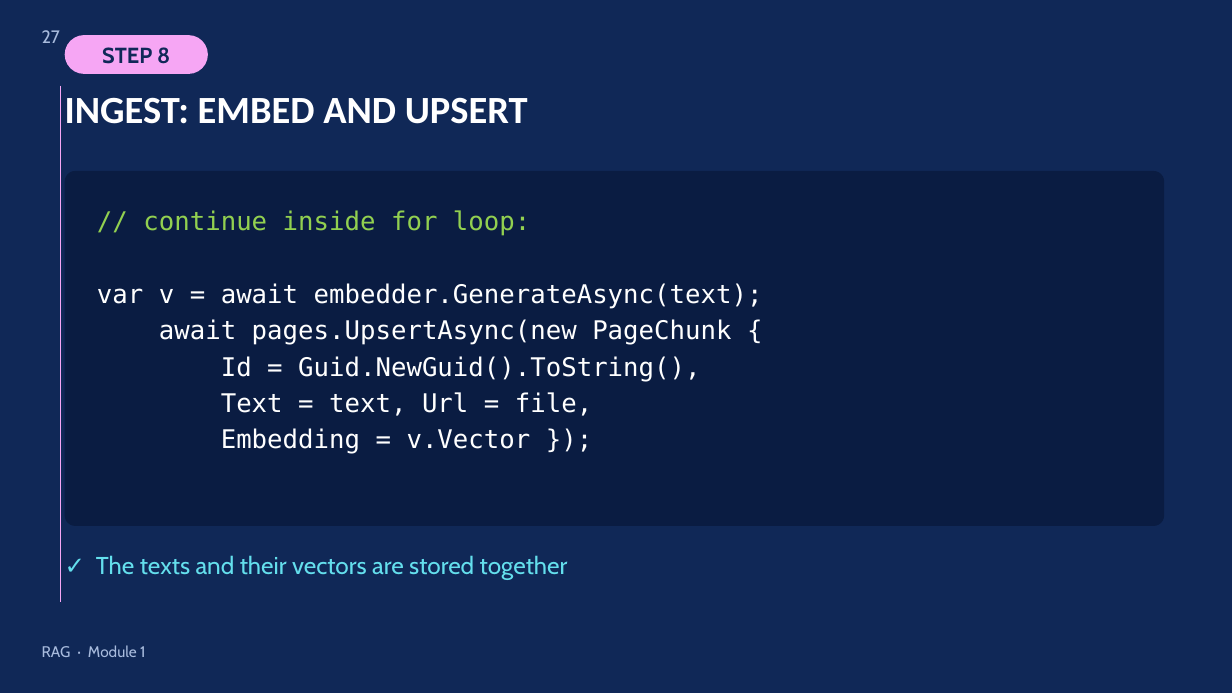
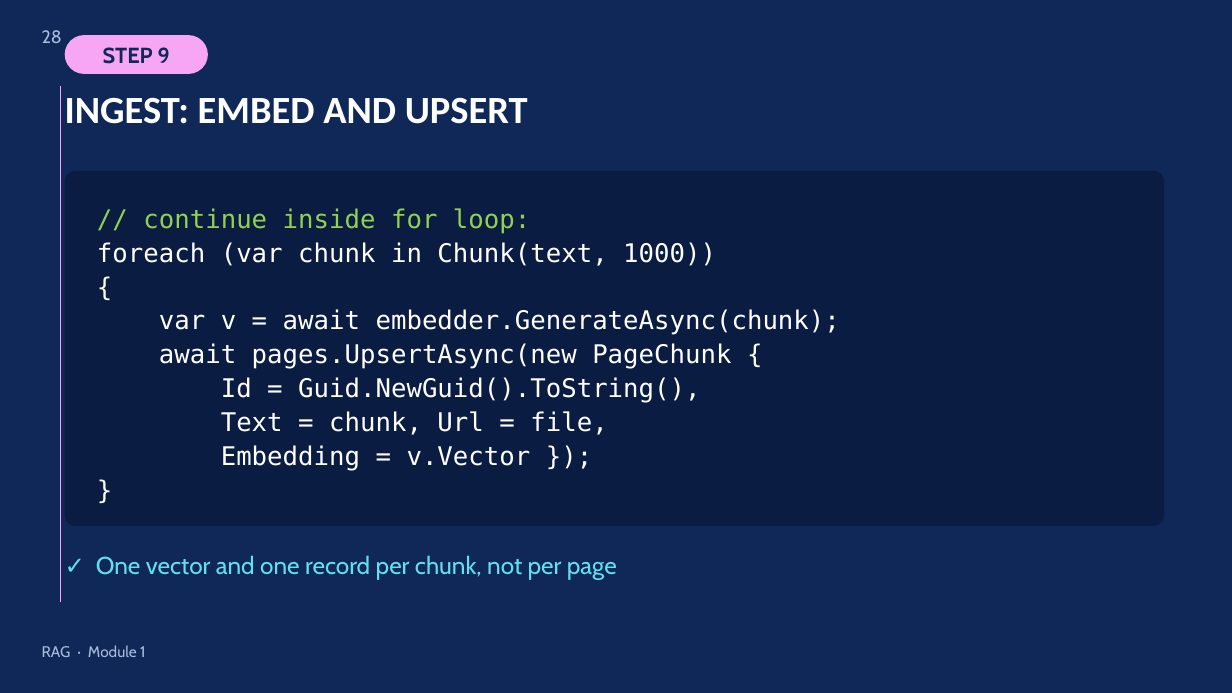
Before and after one commit to tt3ateach/KodCode-AI-Augmented-Software-Development, a slide deck: slide 28 of Extras/12 - RAG.pptx (slide 27 before the commit). Drawn at 1232x693 pixels with LibreOffice and Linux fonts; fonts in the diff are those of the drawing. Boxes give left, top, right and bottom in pixels: in the first picture for what was removed or moved away, otherwise in the second. Text is boxed around its words. In the diff, an @@ line names an element or a change of style, - is before the commit and + after.

```diff
--- a/Extras/12 - RAG.pptx
+++ b/Extras/12 - RAG.pptx
@@ page number at (42, 30, 62, 43): text changed @@
-27
+28
@@ text in rounded rectangle at (103, 47, 170, 64): text changed @@
-STEP 8
+STEP 9
@@ text at (97, 208, 840, 471): paragraph added @@
+}
@@ text at (143, 208, 731, 471): line spacing 1.18 to 1.1 @@
@@ text at (97, 242, 840, 335): text changed @@
-var v = await embedder.GenerateAsync(text);
+foreach (var chunk in Chunk(text, 1000))
+{
+var v = await embedder.GenerateAsync(chunk);
@@ text at (221, 411, 607, 435): text changed @@
-Text = text, Url = file,
+Text = chunk, Url = file,
@@ text at (96, 555, 617, 580): text changed @@
-✓ The texts and their vectors are stored together
+✓ One vector and one record per chunk, not per page
```
Also in this commit, not shown: 5 other slides changed, 1 slide added.
